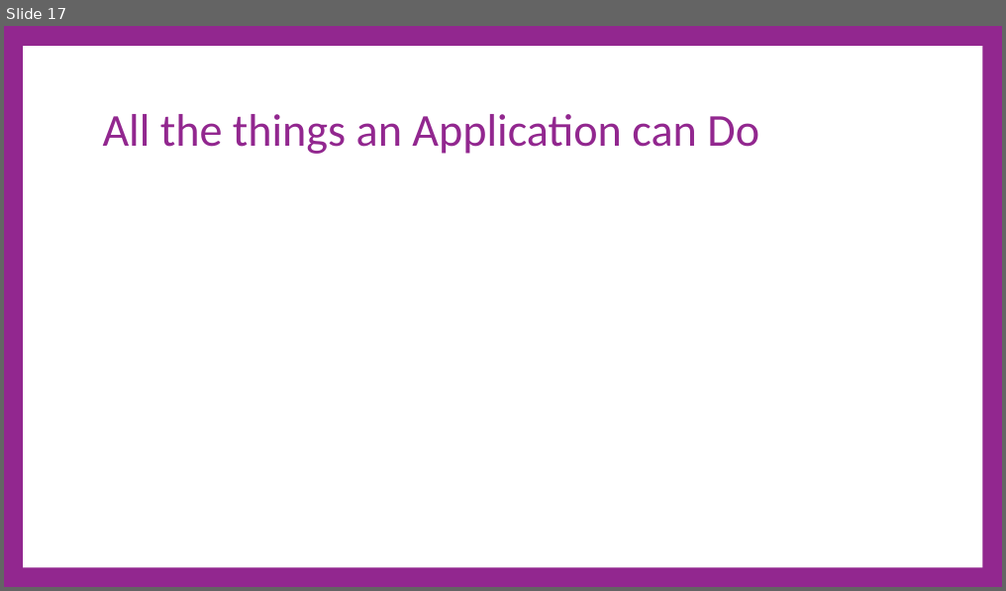
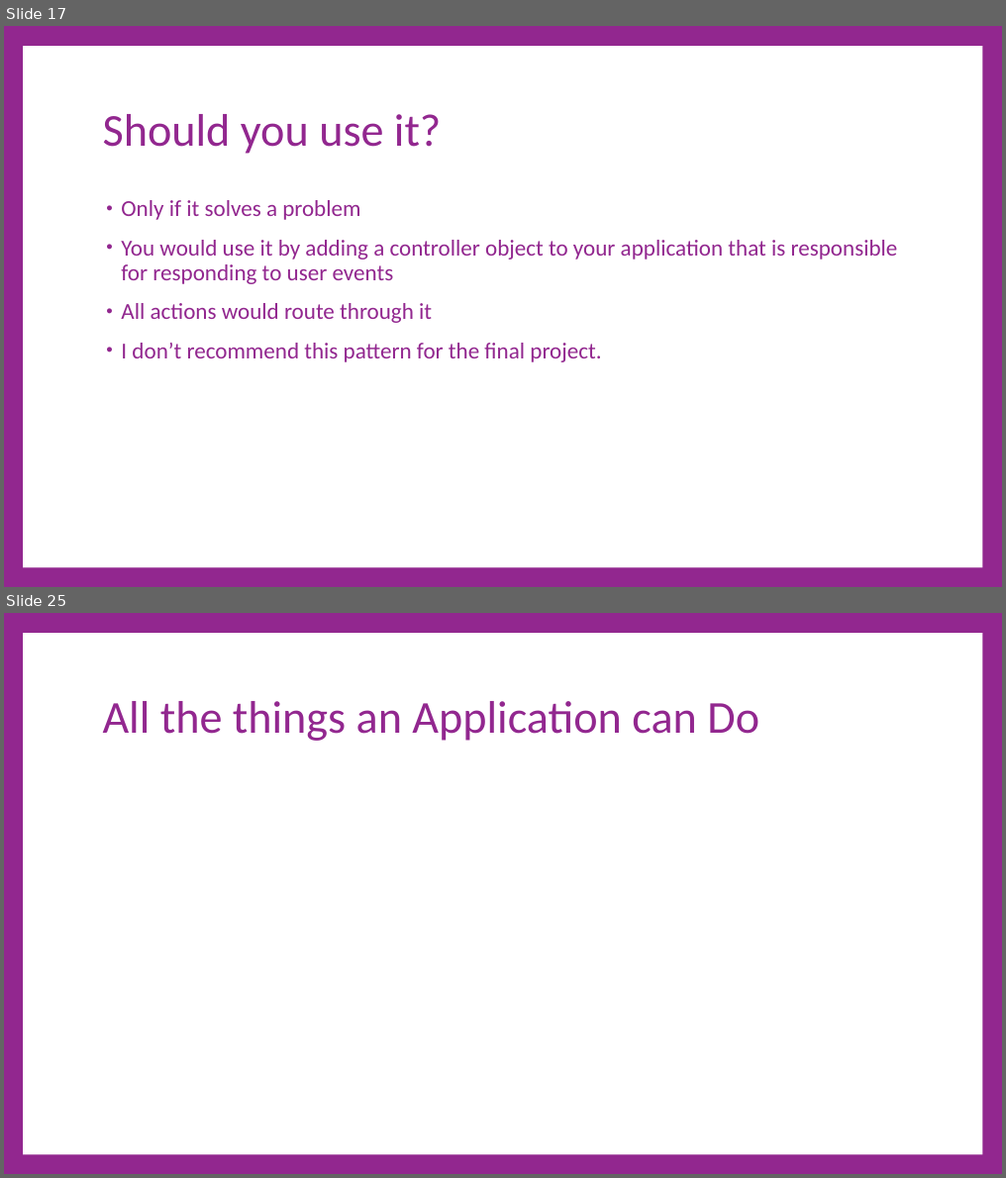
Before and after one commit to cdiggins/cs321, a slide deck: class-notes/cs321-winter-2023-lecture-17-architecture.pptx. Shown one above the other, each under a label of ours: slide 17 before the commit, slides 17 and 25 after it; the slides between them are not shown. The pictures are 1006x591 and 1006x1178 pixels, drawn with LibreOffice and Linux fonts; fonts in the diff are those of the drawing. Boxes give left, top, right and bottom in pixels: in the first picture for what was removed or moved away, otherwise in the second. Text is boxed around its words. In the diff, an @@ line names an element or a change of style, - is before the commit and + after.

```diff
--- a/class-notes/cs321-winter-2023-lecture-17-architecture.pptx
+++ b/class-notes/cs321-winter-2023-lecture-17-architecture.pptx
@@ slide 17 added at [4,26,1002,587], background #92278F; not listed: 1 template element that a slide beside it also shows @@
@@ title added at [103,114,441,154], 66 pt, text #92278F @@
+Should you use it?
@@ text added at [121,200,898,363], 33 pt, text #92278F @@
+• Only if it solves a problem
+• You would use it by adding a controller object to your application that is responsible for responding to user events
+• All actions would route through it
+• I don’t recommend this pattern for the final project.
@@ what was slide 17 is now slide 25 @@
```
Also in this commit, not shown: 7 slides changed, 18 other slides added, 10 slides removed, 1 other file.
